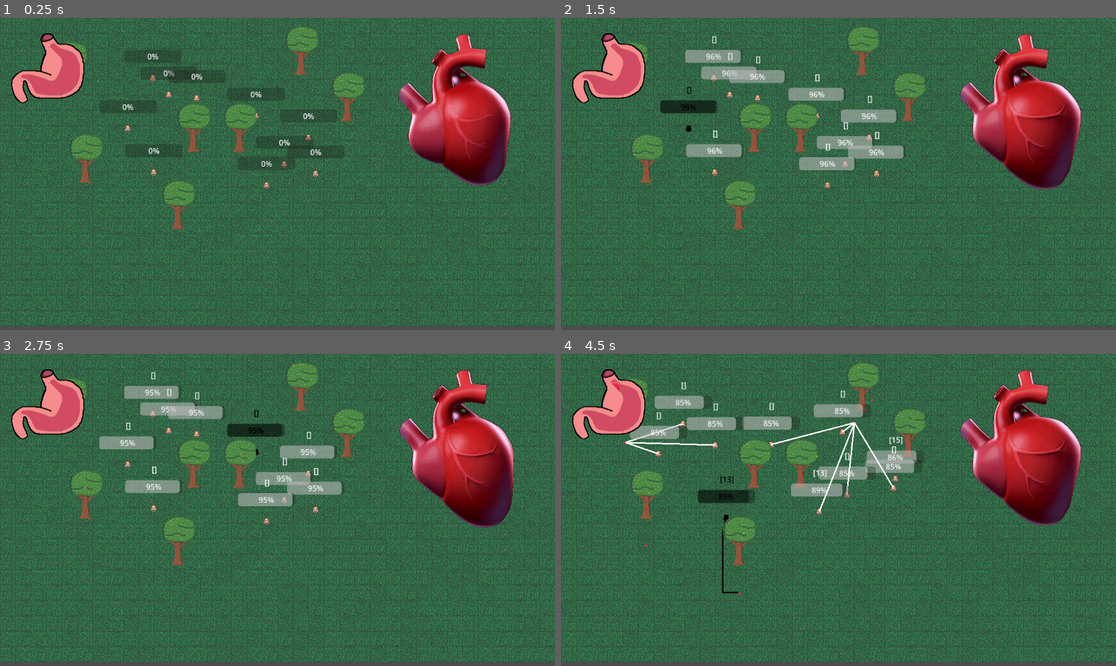
Above: before the commit, frames 1-4 (two rows, left to right).
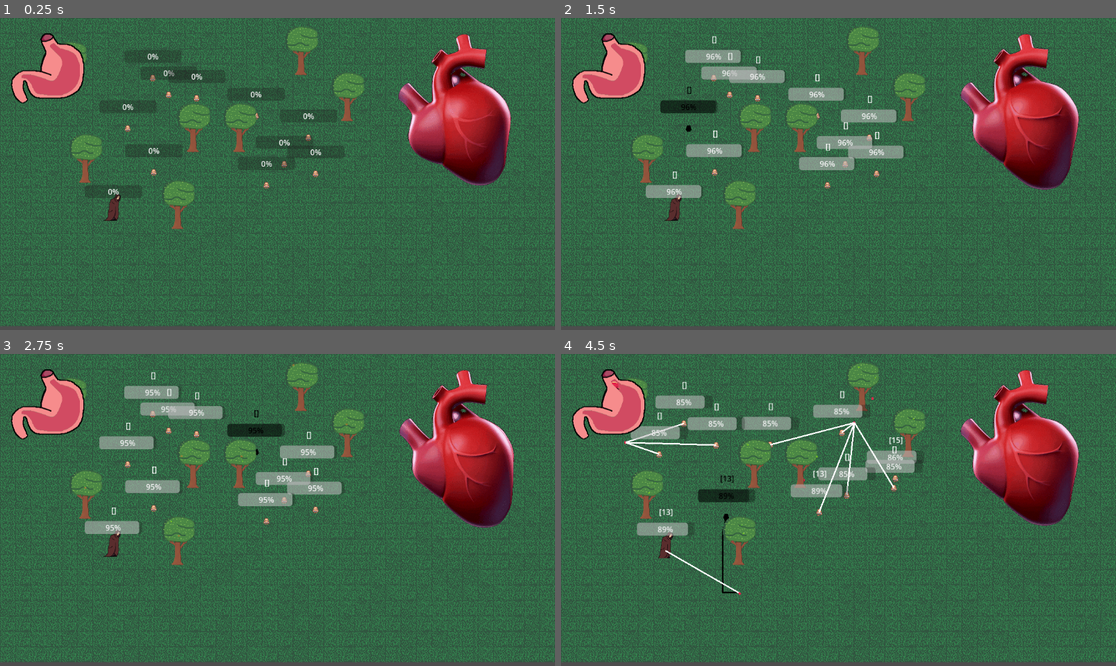
Above: after the commit, the same moments.

Repository: rundoom/Upraiser
Game: Godot game, scene res://world/mass_test.tscn
The game is run twice, just before and just after one commit, with the same random seed, the same clock (stepped at 60 frames per second) and the same inputs.
Inputs (mouse positions are in pixels of both pictures, inside the frame that each line leads up to):
- Up to frame 1 (0.25 s): no input
- Up to frame 2 (1.5 s): move the mouse to (755, 99) at 0.52 s; press the mouse at (755, 99) at 0.53 s; move the mouse to (688, 127) at 1.27 s; release the mouse at (688, 127) at 1.28 s; click (688, 127) at 1.35 s
- Up to frame 3 (2.75 s): move the mouse to (255, 450) at 2.02 s; press the mouse at (255, 450) at 2.03 s
- Up to frame 4 (4.5 s): move the mouse to (716, 506) at 2.77 s; release the mouse at (716, 506) at 2.78 s; click (716, 506) at 2.85 s; move the mouse to (871, 472) at 3.52 s; press the mouse at (871, 472) at 3.53 s; move the mouse to (838, 500) at 4.27 s; release the mouse at (838, 500) at 4.28 s; click (838, 500) at 4.35 s

The runs differ from the first frame. In frame 1, 0.3% of the frame differs, in the area x 15-26%, y 53-66%; in frame 2, 1.3%; in frame 3, 0.6%; in frame 4, 2.3%, in the area x 9-94%, y 5-77%.

Commit message:
Alfred added

Diff:
--- /dev/null
+++ b/creature/npc/alfred.tscn
@@ -0,0 +1,59 @@
+[gd_scene load_steps=9 format=3 uid="uid://qwv6cnpiias4"]
+
+[ext_resource type="PackedScene" uid="uid://cqwsdxnbwchf4" path="res://creature/npc/npc.tscn" id="1_bx3n4"]
+[ext_resource type="Texture2D" uid="uid://bl4484ckow3cc" path="res://creature/npc/альфред.png" id="2_2w7ge"]
+
+[sub_resource type="AtlasTexture" id="AtlasTexture_qoo6g"]
+atlas = ExtResource("2_2w7ge")
+region = Rect2(0, 0, 128, 128)
+
+[sub_resource type="AtlasTexture" id="AtlasTexture_y72e3"]
+atlas = ExtResource("2_2w7ge")
+region = Rect2(128, 0, 128, 128)
+
+[sub_resource type="AtlasTexture" id="AtlasTexture_d6uv8"]
+atlas = ExtResource("2_2w7ge")
+region = Rect2(256, 0, 128, 128)
+
+[sub_resource type="AtlasTexture" id="AtlasTexture_bowya"]
+atlas = ExtResource("2_2w7ge")
+region = Rect2(384, 0, 128, 128)
+
+[sub_resource type="AtlasTexture" id="AtlasTexture_dloq4"]
+atlas = ExtResource("2_2w7ge")
+region = Rect2(0, 128, 128, 128)
+
+[sub_resource type="SpriteFrames" id="SpriteFrames_1aj7v"]
+animations = [{
+"frames": [{
+"duration": 1.0,
+"texture": SubResource("AtlasTexture_qoo6g")
+}, {
+"duration": 1.0,
+"texture": SubResource("AtlasTexture_y72e3")
+}, {
+"duration": 1.0,
+"texture": SubResource("AtlasTexture_d6uv8")
+}, {
+"duration": 1.0,
+"texture": SubResource("AtlasTexture_bowya")
+}, {
+"duration": 1.0,
+"texture": SubResource("AtlasTexture_dloq4")
+}],
+"loop": true,
+"name": &"walk",
+"speed": 5.0
+}]
+
+[node name="Alfred" instance=ExtResource("1_bx3n4")]
+
+[node name="AnimatedSprite2D" parent="." index="1"]
+texture_filter = 0
+position = Vector2(11, -16)
+scale = Vector2(0.5, 0.5)
+sprite_frames = SubResource("SpriteFrames_1aj7v")
+animation = &"walk"
+autoplay = "walk"
+
+[node name="Marker2D" type="Marker2D" parent="." index="6"]
--- a/creature/npc/npc.gd
+++ b/creature/npc/npc.gd
@@ -51,12 +51,15 @@
 
 	velocity = Vector2.ZERO
 	safe_margin = MARGIN_HOLD
+	$AnimatedSprite2D.pause()
 
 	if is_current_path():
 		velocity = global_position.direction_to(current_path.front()) * SPEED
 		if global_position.distance_to(current_path.front()) < 15:
 			current_path.remove_at(0)
-			safe_margin = MARGIN_MOVE
+
+		$AnimatedSprite2D.play()
+		safe_margin = MARGIN_MOVE
 
 	if energy >= real_speed_factor:
 		move_and_slide()
--- a/creature/npc_manager.tscn
+++ b/creature/npc_manager.tscn
@@ -228,7 +228,6 @@
 [node name="Heart" type="AnimatedSprite2D" parent="."]
 sprite_frames = SubResource("SpriteFrames_k53sw")
 autoplay = "default"
-frame_progress = 0.419611
 script = ExtResource("3_gg4kv")
 
 [connection signal="beat" from="Heart" to="." method="_on_heartbeat"]
--- a/world/mass_test.tscn
+++ b/world/mass_test.tscn
@@ -1,7 +1,8 @@
-[gd_scene load_steps=3 format=3 uid="uid://7j8uhpf3sxsk"]
+[gd_scene load_steps=4 format=3 uid="uid://7j8uhpf3sxsk"]
 
 [ext_resource type="PackedScene" uid="uid://ddioxuyjm5vbt" path="res://world/world.tscn" id="1_38osc"]
 [ext_resource type="PackedScene" uid="uid://cqwsdxnbwchf4" path="res://creature/npc/npc.tscn" id="2_55si8"]
+[ext_resource type="PackedScene" uid="uid://qwv6cnpiias4" path="res://creature/npc/alfred.tscn" id="3_ke83l"]
 
 [node name="MassTest" instance=ExtResource("1_38osc")]
 layer_0/tile_data = PackedInt32Array(0, 2, 1, 65536, 65538, 0, 131072, 2, 1, 196608, 65538, 1, 262144, 65538, 0, 327680 …(11327 unchanged characters)…
@@ -49,4 +50,7 @@
 [node name="Stomach2" parent="." index="13"]
 visible = false
 
+[node name="Alfred" parent="." index="14" instance=ExtResource("3_ke83l")]
+position = Vector2(235, 405)
+
 [editable path="NPC10"]
Binary file added: creature/npc/альфред.png
Not shown, added: creature/npc/альфред.png.import
